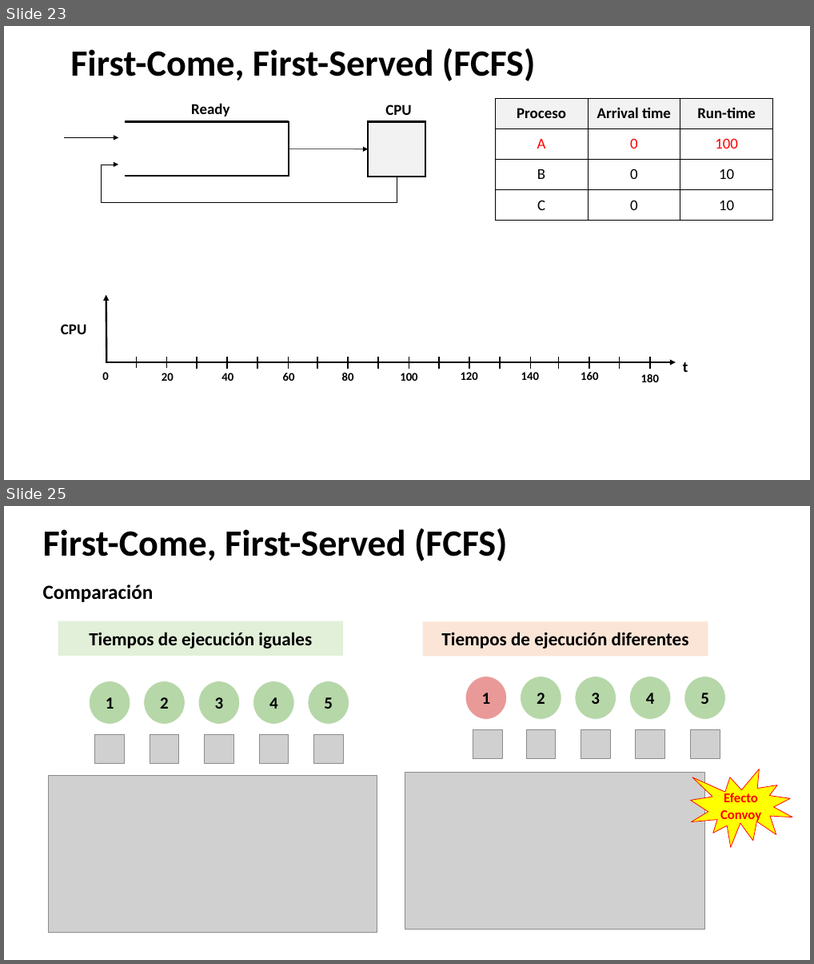
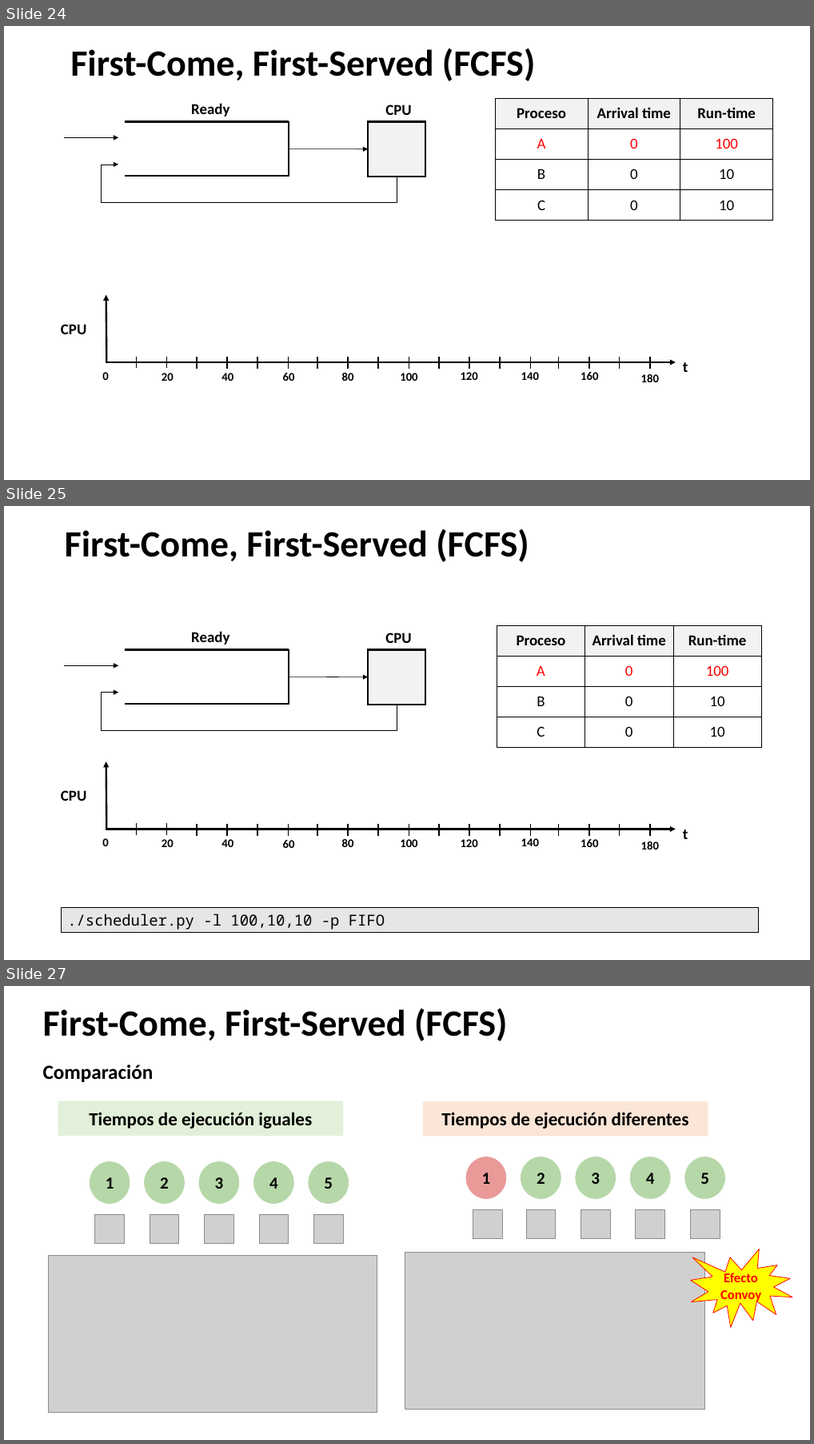
Before and after one commit to udea-so/apuntes_2026-2_SO-virtual, a slide deck: clase_05/SO_apuntes_clase5.pptx. Shown one above the other, each under a label of ours: slides 23 and 25 before the commit, slides 24, 25 and 27 after it; the slides between them are not shown. The pictures are 814x964 and 814x1444 pixels, drawn with LibreOffice and Linux fonts; fonts in the diff are those of the drawing; grey boxes stand for pictures. Boxes give left, top, right and bottom in pixels: in the first picture for what was removed or moved away, otherwise in the second. Text is boxed around its words. In the diff, an @@ line names an element or a change of style, - is before the commit and + after.

```diff
--- a/clase_05/SO_apuntes_clase5.pptx
+++ b/clase_05/SO_apuntes_clase5.pptx
@@ slide 25 added at (4,506,810,960), background #FFFFFF @@
@@ title added at (65,529,529,562), 44 pt, text #000000, bold @@
+First-Come, First-Served (FCFS)
@@ table added at (497,625,762,746), 4 rows, 3 columns @@
+Proceso | Arrival time | Run-time
+A | 0 | 100
+B | 0 | 10
+C | 0 | 10
@@ group added at (65,631,426,731): 3 lines, 2 texts, 2 arrows, 1 rectangle, 1 elbow arrow @@
+CPU
+Ready
@@ group added at (61,761,689,849): 18 lines, 12 texts, 2 arrows @@
+t
+CPU
+0
+20
+40
+60
+80
+100
+120
+140
+160
+180
@@ rectangle added at (62,908,759,932), fill #E7E6E6, outline #000000 0.75 pt, 18 pt, text #000000 @@
+./scheduler.py -l 100,10,10 -p FIFO
@@ what was slide 23 is now slide 24 @@
@@ what was slide 25 is now slide 27 @@
```
Also in this commit, not shown: 13 slides changed, 1 other slide added, 17 other files.
